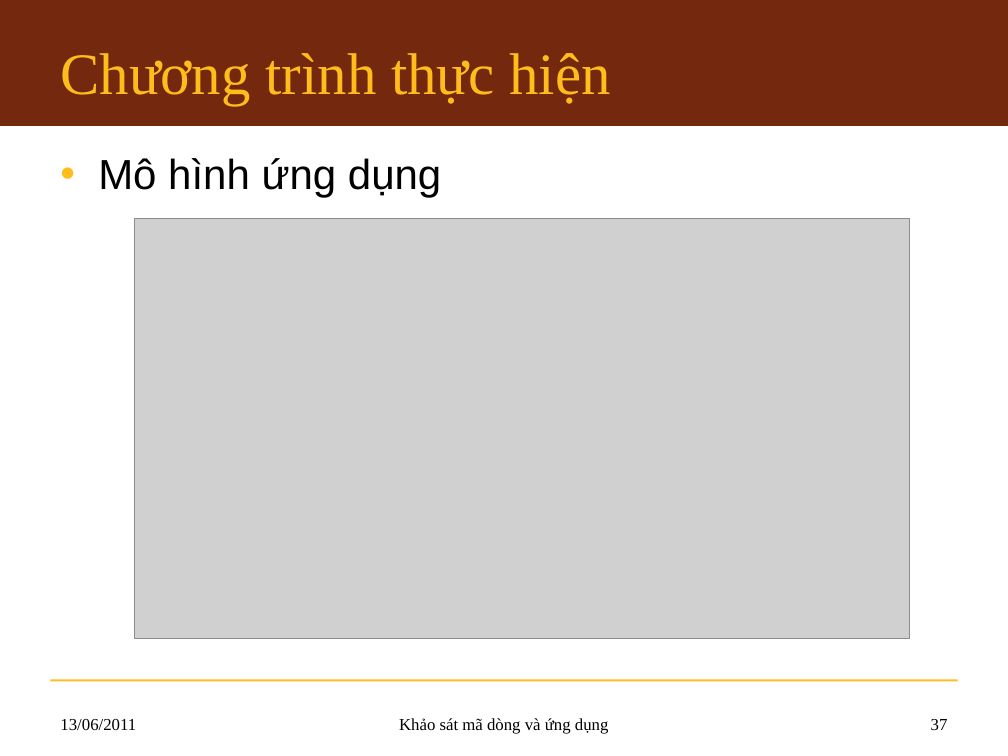
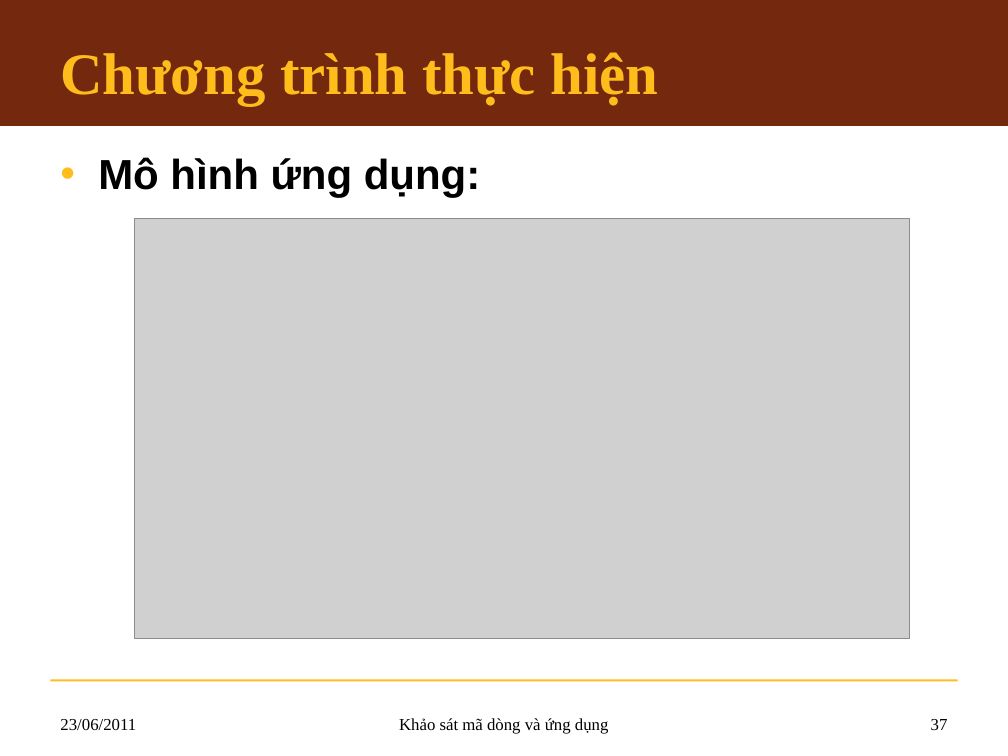
Before and after one commit to hemprasad/lvmm-sc, a slide deck: slide 37 of 7.Slide/KLTN_Slide.pptx. Drawn at 1008x756 pixels with LibreOffice and Linux fonts; fonts in the diff are those of the drawing; grey boxes stand for pictures; background and template pictures are left out. Boxes give left, top, right and bottom in pixels: in the first picture for what was removed or moved away, otherwise in the second. Text is boxed around its words. In the diff, an @@ line names an element or a change of style, - is before the commit and + after.

```diff
--- a/7.Slide/KLTN_Slide.pptx
+++ b/7.Slide/KLTN_Slide.pptx
@@ title "Chương trình thực hiện" at (60,52,659,105): bold on @@
@@ text at (98,157,480,198): text changed; bold on @@
-• Mô hình ứng dụng
+• Mô hình ứng dụng:
@@ text at (60,719,136,730): text changed @@
-13/06/2011
+23/06/2011
```
Also in this commit, not shown: 71 other slides changed.
